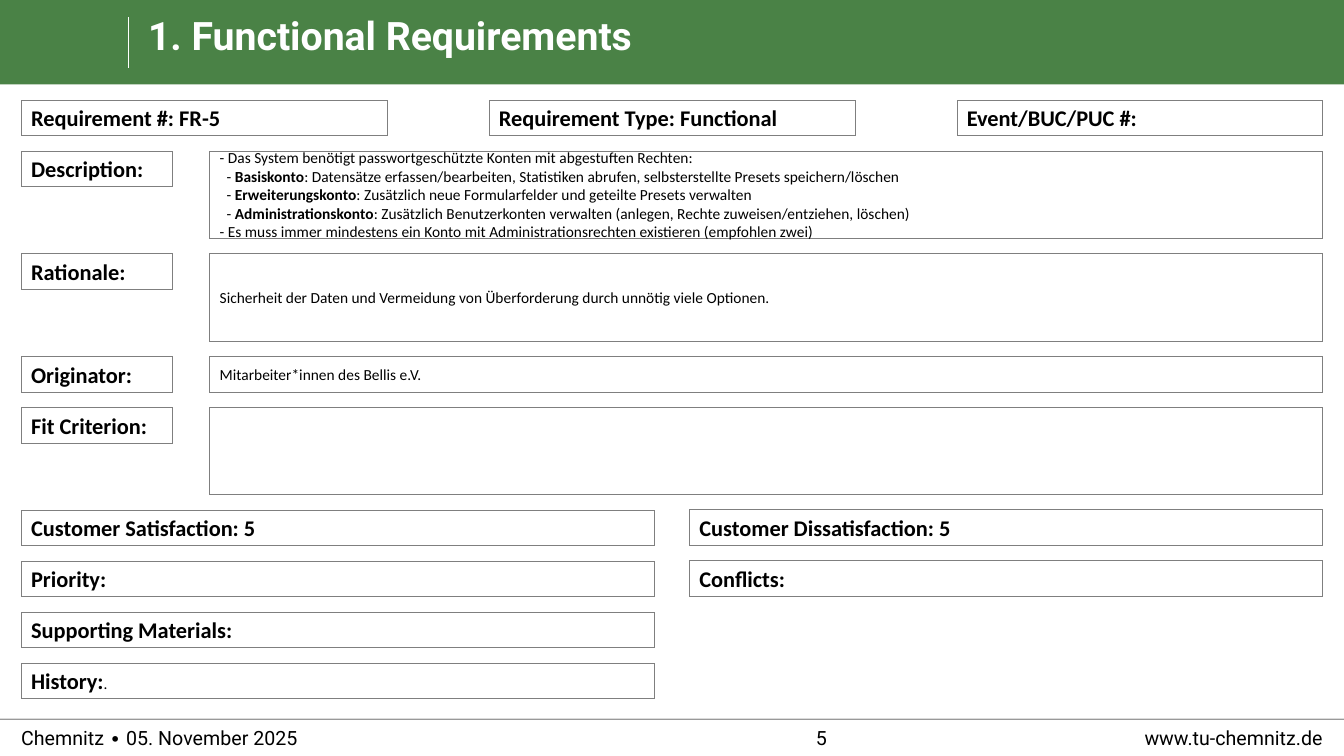
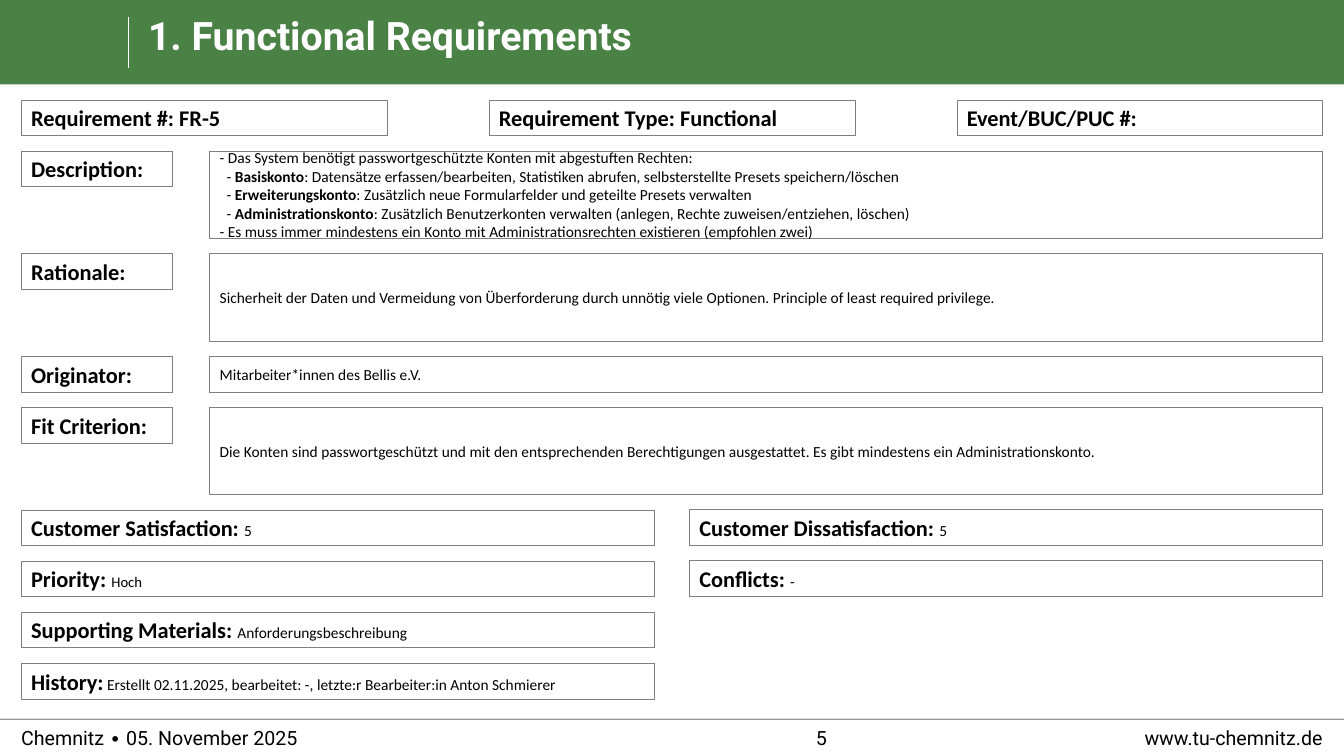
Before and after one commit to cojuwon/Praktikum-Softwareengineering-TU-Chemnitz, a slide deck: slide 5 of requirements/Snow_Cards.pptx. Drawn at 1344x756 pixels with LibreOffice and Linux fonts; fonts in the diff are those of the drawing; background and template pictures are left out. Boxes give left, top, right and bottom in pixels: in the first picture for what was removed or moved away, otherwise in the second. Text is boxed around its words. In the diff, an @@ line names an element or a change of style, - is before the commit and + after.

```diff
--- a/requirements/Snow_Cards.pptx
+++ b/requirements/Snow_Cards.pptx
@@ text in rectangle at (x1=220, y1=290, x2=994, y2=306): text changed @@
-Sicherheit der Daten und Vermeidung von Überforderung durch unnötig viele Optionen.
+Sicherheit der Daten und Vermeidung von Überforderung durch unnötig viele Optionen. Principle of least required privilege.
@@ text in rectangle at (x1=220, y1=446, x2=1094, y2=460): text added @@
+Die Konten sind passwortgeschützt und mit den entsprechenden Berechtigungen ausgestattet. Es gibt mindestens ein Administrationskonto.
@@ rectangle "Customer Satisfaction: 5" at (x1=21, y1=510, x2=654, y2=545): size 16 to 11 pt, bold off in "5" @@
@@ rectangle "Customer Dissatisfaction: 5" at (x1=690, y1=510, x2=1323, y2=545): size 16 to 11 pt, bold off in "5" @@
@@ text in rectangle at (x1=31, y1=571, x2=142, y2=591): text changed @@
-Priority:
+Priority: Hoch
@@ text in rectangle at (x1=31, y1=622, x2=407, y2=642): text changed; size 16 to 11 pt; bold off @@
-Supporting Materials:
+Supporting Materials: Anforderungsbeschreibung
@@ text in rectangle at (x1=31, y1=674, x2=555, y2=694): text changed; size 16 to 11 pt; bold off @@
-History:.
+History: Erstellt 02.11.2025, bearbeitet: -, letzte:r Bearbeiter:in Anton Schmierer
```
Also in this commit, not shown: 1 other slide changed, 1 slide added.
